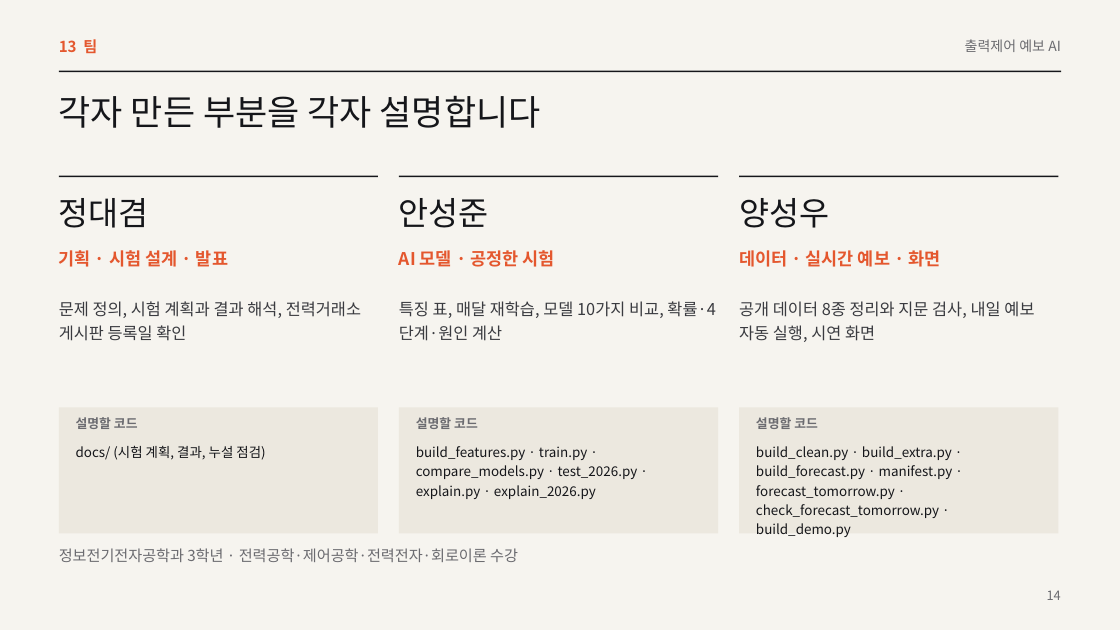
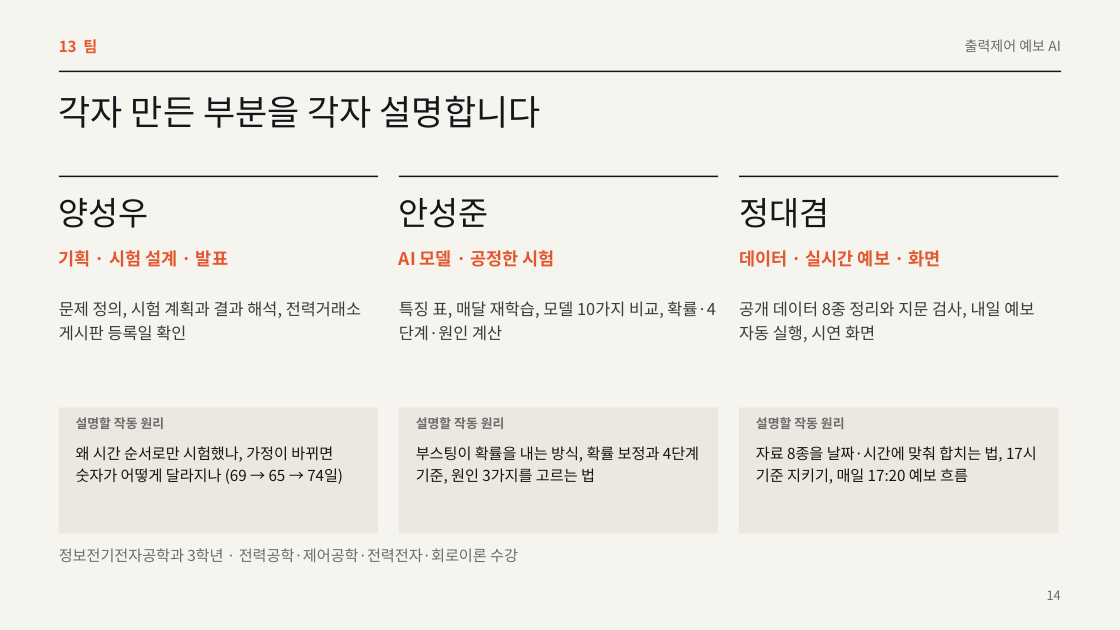
Before and after one commit to eorua/planties, a slide deck: slide 14 of docs/slides/본선발표.pptx. Drawn at 1120x630 pixels with LibreOffice and Linux fonts; fonts in the diff are those of the drawing. Boxes give left, top, right and bottom in pixels: in the first picture for what was removed or moved away, otherwise in the second. Text is boxed around its words. In the diff, an @@ line names an element or a change of style, - is before the commit and + after.

```diff
--- a/docs/slides/본선발표.pptx
+++ b/docs/slides/본선발표.pptx
@@ text at (59,198,149,228): text changed @@
-정대겸
+양성우
@@ text at (739,198,829,228): text changed @@
-양성우
+정대겸
@@ text at (76,417,165,429): text changed @@
-설명할 코드
+설명할 작동 원리
@@ text at (416,417,505,429): text changed @@
-설명할 코드
+설명할 작동 원리
@@ text at (756,417,845,429): text changed @@
-설명할 코드
+설명할 작동 원리
@@ text at (76,446,343,484): text changed; size 11.5 to 13 pt @@
-docs/ (시험 계획, 결과, 누설 점검)
+왜 시간 순서로만 시험했나, 가정이 바뀌면 숫자가 어떻게 달라지나 (69 → 65 → 74일)
@@ text at (416,446,699,484): text changed; size 11.5 to 13 pt @@
-build_features.py · train.py · compare_models.py · test_2026.py · explain.py · explain_2026.py
+부스팅이 확률을 내는 방식, 확률 보정과 4단계 기준, 원인 3가지를 고르는 법
@@ text at (756,446,1037,484): text changed; size 11.5 to 13 pt @@
-build_clean.py · build_extra.py · build_forecast.py · manifest.py · forecast_tomorrow.py · check_forecast_tomorrow.py · build_demo.py
+자료 8종을 날짜·시간에 맞춰 합치는 법, 17시 기준 지키기, 매일 17:20 예보 흐름
```
Also in this commit, not shown: 1 other slide changed, 5 other files.
